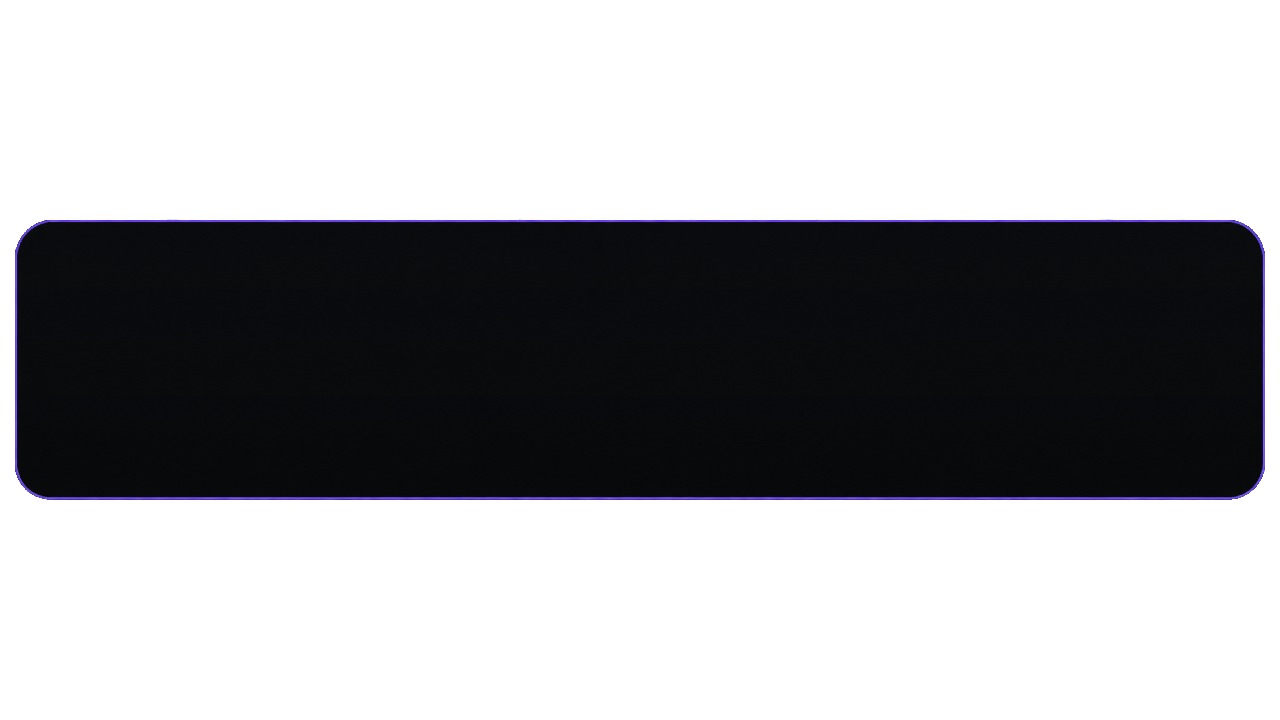
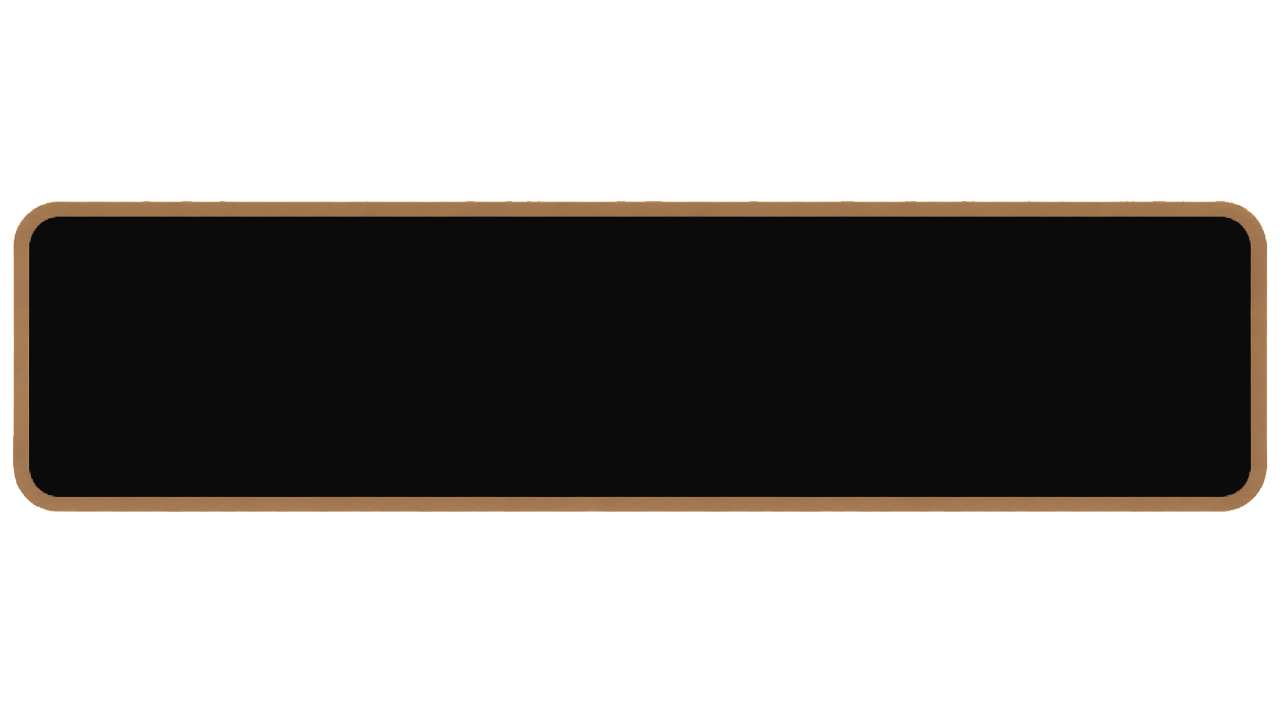
Revision of a layered 1280 x 720 image; what changed, layer by layer:
added layer "ChatGPT Image 2026年7月5日 23_31_00" above "footter_1280_290" over [12, 200, 1268, 512]
hid "footter_1280_290" over [15, 219, 1265, 500]
